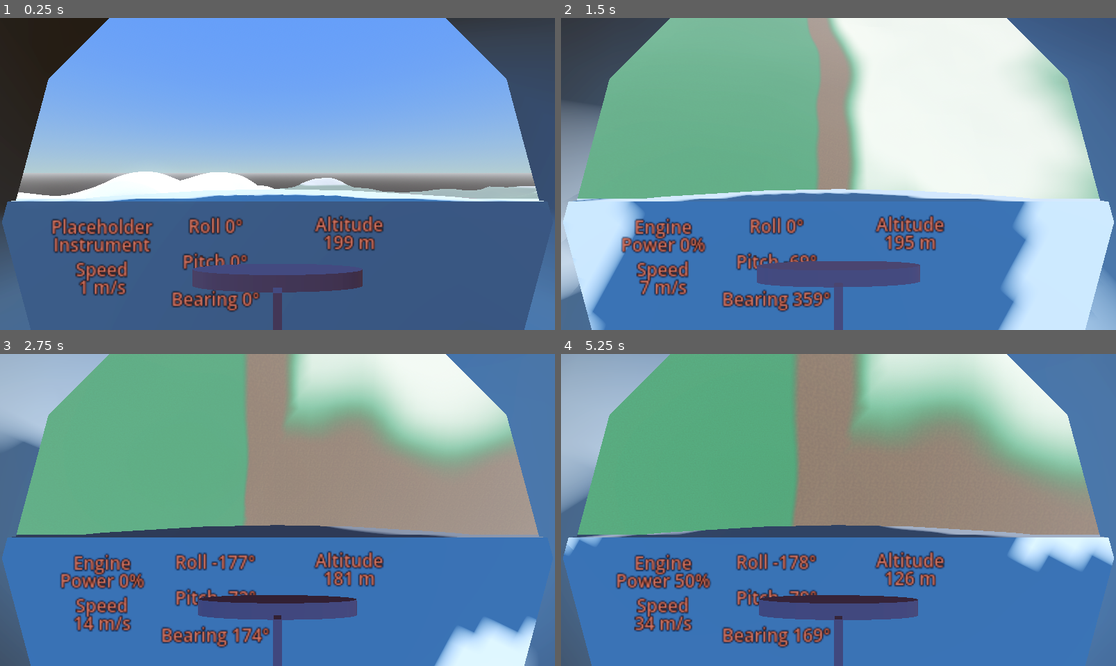
Above: before the commit, frames 1-4 (two rows, left to right).
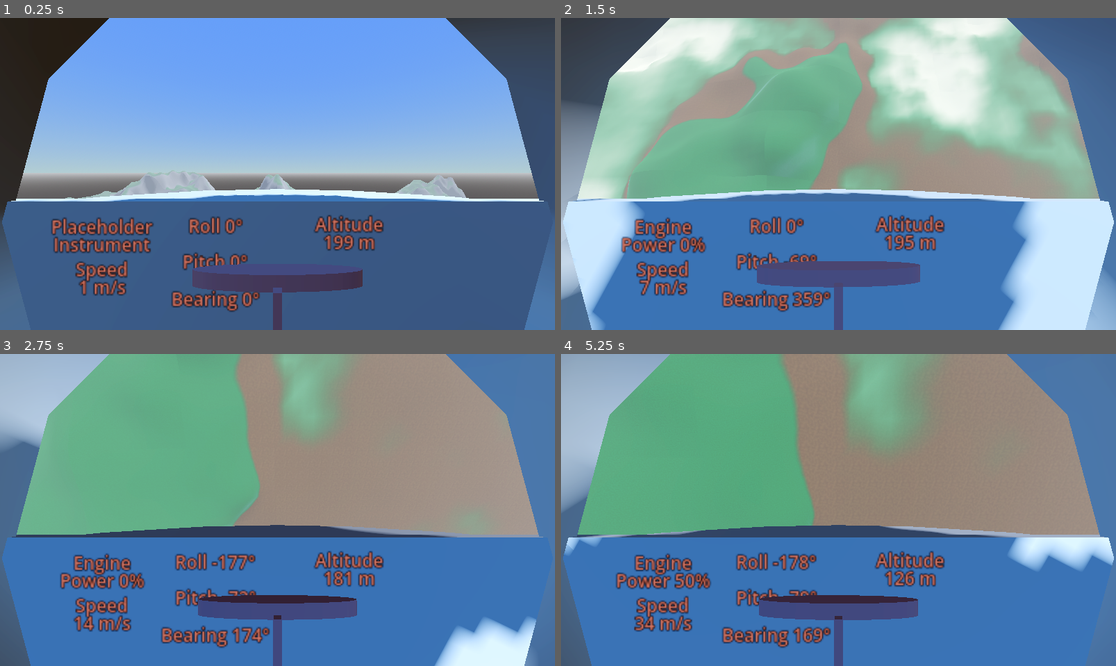
Above: after the commit, the same moments.

Repository: 100-Devs-1-Game/UndeadReckoning
Game: Godot game, scene res://Main.tscn
Two runs of this game, one before a commit and one after it. Both use one fixed random seed, a clock stepped at 60 frames per second and the inputs below. This scene is started directly instead of the project's main scene. Sound files missing from this copy of the repository are replaced by a short silence.
Inputs (mouse positions are in pixels of both pictures, inside the frame that each line leads up to):
- Up to frame 1 (0.25 s): no input
- Up to frame 2 (1.5 s): tap Enter at 0.5 s; move the mouse to (866, 174) at 0.52 s; hold W from 0.53 s (still down); tap Z at 0.6 s; tap Space at 0.77, 1.07 s; move the mouse to (810, 174) at 1.27 s; tap P at 1.35 s
- Up to frame 3 (2.75 s): keep holding W; tap Space at 1.52, 1.82 s; move the mouse to (288, 503) at 2.02 s; tap O at 2.1 s
- Up to frame 4 (5.25 s): keep holding W; move the mouse to (832, 516) at 2.77 s; tap F at 2.85 s; tap Space at 3.02, 3.32, 3.77, 4.07, 4.52, 4.82 s; move the mouse to (877, 513) at 3.52 s; tap V at 3.6 s; move the mouse to (794, 506) at 4.27 s; tap 3 at 4.35 s; move the mouse to (844, 510) at 5.02 s; tap 2 at 5.1 s

The runs differ from the first frame. In frame 1, 3.2% of the frame differs, in the area x 3-97%, y 48-58%; in frame 2, 32%, in the area x 3-97%, y 0-58%; in frame 3, 9.7%; in frame 4, 9.7%.

Commit message:
Improve ChunkManager

Diff:
--- a/src/terrain/Chunk.gd
+++ b/src/terrain/Chunk.gd
@@ -11,53 +11,44 @@
 @export var collision_shape: CollisionShape3D
 
 # --- Chunk Configuration ---
-@export_group("Chunk Size")
-@export var chunk_size_x: int = 32
-@export var chunk_size_z: int = 32
 @export var vertices_x: int = 33
 @export var vertices_z: int = 33
-
-# --- Overall Scaling ---
-@export_group("Overall Scaling")
-@export var overall_scale: float = 10.0
 
 # --- Internal State ---
 var chunk_coords: Vector2i = Vector2i.ZERO
 var _grass_blade_mesh: ArrayMesh
 var _tree_mesh: ArrayMesh
 var _sorted_grass_transforms: Array[Transform3D] = []
-var _noise_path: FastNoiseLite # Reference to the global path noise generator.
 
 
-func initialize_chunk(coords: Vector2i, terrain_generator: BaseTerrainGenerator, path_noise: FastNoiseLite) -> void:
+func initialize_chunk(coords: Vector2i, chunk_manager: ChunkManager) -> void:
 	chunk_coords = coords
-	_noise_path = path_noise
 
-	global_position.x = coords.x * chunk_size_x * overall_scale
-	global_position.z = coords.y * chunk_size_z * overall_scale
+	global_position.x = coords.x * chunk_manager.chunk_size_x * chunk_manager.overall_scale
+	global_position.z = coords.y * chunk_manager.chunk_size_z * chunk_manager.overall_scale
 	name = "Chunk_%d_%d" % [coords.x, coords.y]
 
-	generate_terrain(terrain_generator)
+	generate_terrain(chunk_manager)
 
-	scale = Vector3(overall_scale, overall_scale, overall_scale)
+	scale = Vector3.ONE * chunk_manager.overall_scale
 
 
 
-func generate_terrain(terrain_generator: BaseTerrainGenerator) -> void:
+func generate_terrain(chunk_manager: ChunkManager) -> void:
 	var st = SurfaceTool.new()
 	st.begin(Mesh.PRIMITIVE_TRIANGLES)
 
-	var step_x = chunk_size_x / float(vertices_x - 1)
-	var step_z = chunk_size_z / float(vertices_z - 1)
+	var step_x = chunk_manager.chunk_size_x / float(vertices_x - 1)
+	var step_z = chunk_manager.chunk_size_z / float(vertices_z - 1)
 
 	for z in range(vertices_z):
 		for x in range(vertices_x):
 			var vx = x * step_x
 			var vz = z * step_z
-			var wx = vx + chunk_coords.x * chunk_size_x
-			var wz = vz + chunk_coords.y * chunk_size_z
+			var wx = vx + chunk_coords.x * chunk_manager.chunk_size_x
+			var wz = vz + chunk_coords.y * chunk_manager.chunk_size_z
 
-			var vertex = Vector3(vx, terrain_generator.get_height_at(Vector2(wx, wz)), vz)
+			var vertex = Vector3(vx, chunk_manager.terrain_generator.get_height_at(Vector2(wx, wz)), vz)
 
 			var uv = Vector2(x / float(vertices_x - 1), z / float(vertices_z - 1))
 			st.set_uv(uv)
--- a/src/terrain/Chunk.gdshader
+++ b/src/terrain/Chunk.gdshader
@@ -14,8 +14,8 @@
 uniform sampler2D texture_albedo_path : source_color, filter_linear_mipmap, repeat_enable;
 
 // --- Height Blending ---
-uniform float snow_start_height : hint_range(0.0, 200.0) = 80.0;
-uniform float snow_full_height : hint_range(0.0, 200.0) = 100.0;
+uniform float snow_start_height : hint_range(0.0, 5000.0) = 80.0;
+uniform float snow_full_height : hint_range(0.0, 5000.0) = 100.0;
 uniform float sand_start_height : hint_range(-200.0, 50.0) = -5.0;
 uniform float sand_full_height : hint_range(-200.0, 50.0) = -25.0;
 
--- a/src/terrain/Chunk.tscn
+++ b/src/terrain/Chunk.tscn
@@ -64,8 +64,8 @@
 shader_parameter/texture_albedo_sand = SubResource("NoiseTexture2D_qtmie")
 shader_parameter/texture_albedo_slope = SubResource("NoiseTexture2D_05o6f")
 shader_parameter/texture_albedo_path = SubResource("NoiseTexture2D_a0qwu")
-shader_parameter/snow_start_height = 80.0
-shader_parameter/snow_full_height = 100.0
+shader_parameter/snow_start_height = 1500.0
+shader_parameter/snow_full_height = 2500.0
 shader_parameter/sand_start_height = 9.5e-06
 shader_parameter/sand_full_height = -9.99999
 shader_parameter/slope_threshold = 0.7
@@ -154,8 +154,6 @@
 script = ExtResource("1_lexys")
 mesh_instance = NodePath("MeshInstance3D")
 collision_shape = NodePath("StaticBody3D/CollisionShape3D")
-chunk_size_x = 8
-chunk_size_z = 8
 vertices_x = 9
 vertices_z = 9
 
--- a/src/terrain/ChunkManager.gd
+++ b/src/terrain/ChunkManager.gd
@@ -1,7 +1,7 @@
 # ChunkManager.gd
 # Manages the dynamic loading and unloading of terrain chunks based on player position.
 # It also holds the global configuration for world generation features like paths.
-
+class_name ChunkManager
 extends Node3D
 
 # --- Node & Scene References ---
@@ -140,7 +140,7 @@
 
 	if chunk.has_method("initialize_chunk"):
 		# Provide the chunk its coordinates and the global path noise generator.
-		chunk.initialize_chunk(coord, terrain_generator, noise_path)
+		chunk.initialize_chunk(coord, self)
 		active_chunks[coord] = chunk
 	else:
 		printerr("Instantiated chunk scene does not have 'initialize_chunk' method!")
